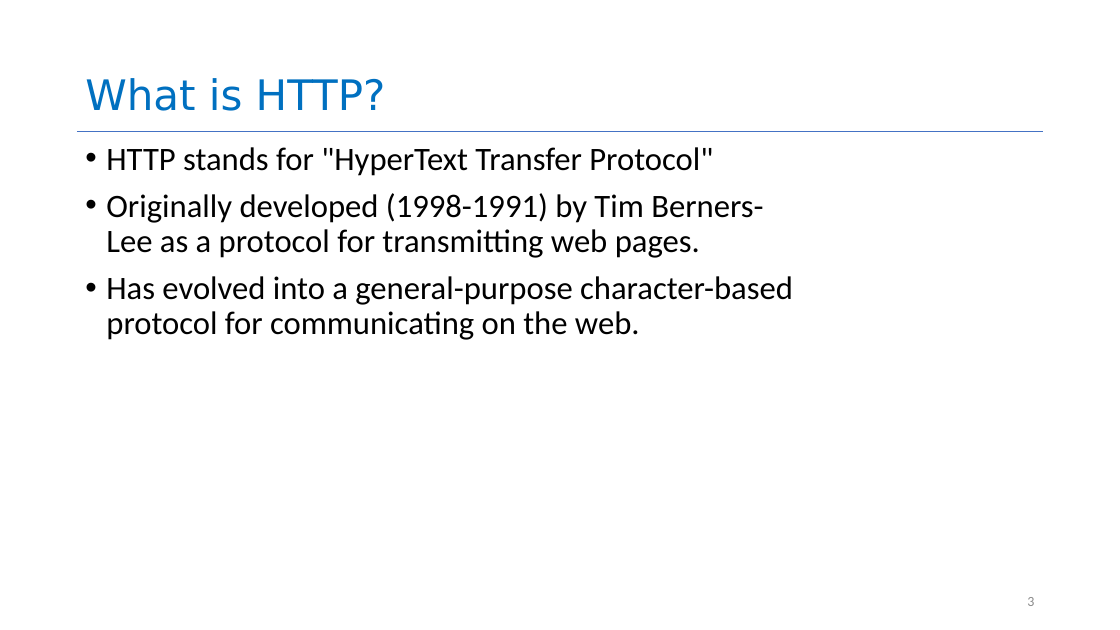
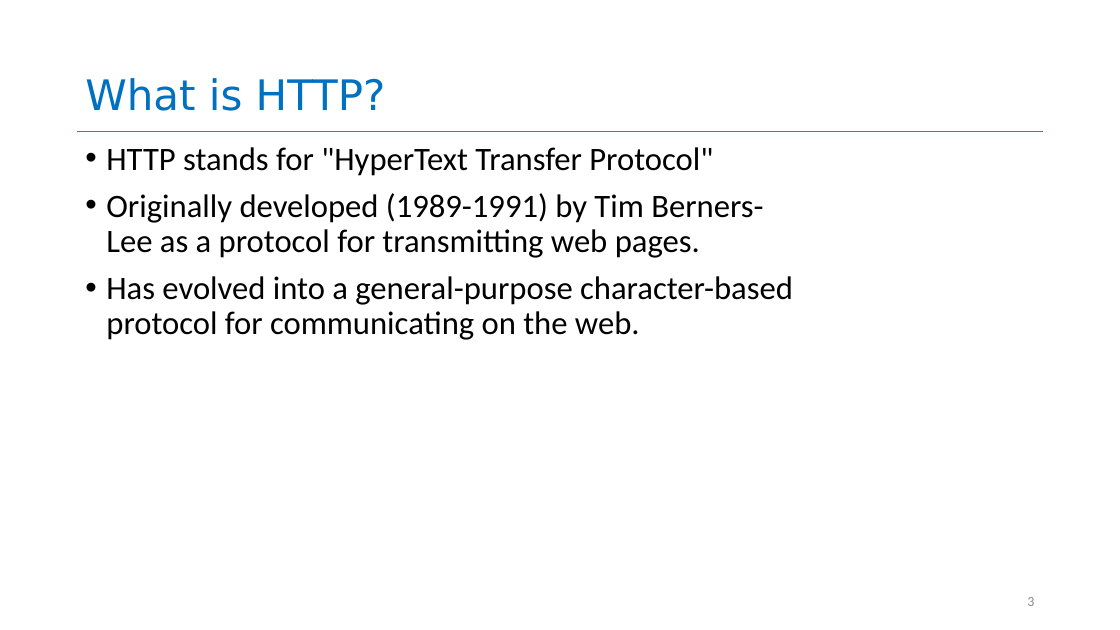
Before and after one commit to neu-se/CS4530-CS5500-Spring-2021, a slide deck: slide 3 of Slides/Lesson 3.2 HTTP Basics.pptx. Drawn at 1120x630 pixels with LibreOffice and Linux fonts; fonts in the diff are those of the drawing. Boxes give left, top, right and bottom in pixels: in the first picture for what was removed or moved away, otherwise in the second. Text is boxed around its words. In the diff, an @@ line names an element or a change of style, - is before the commit and + after.

```diff
--- a/Slides/Lesson 3.2 HTTP Basics.pptx
+++ b/Slides/Lesson 3.2 HTTP Basics.pptx
@@ text at <box>106,193,763,258</box>: text changed @@
-• Originally developed (1998-1991) by Tim Berners-Lee as a protocol for transmitting web pages.
+• Originally developed (1989-1991) by Tim Berners-Lee as a protocol for transmitting web pages.
```
Also in this commit, not shown: 8 other slides changed, 1 other file.
